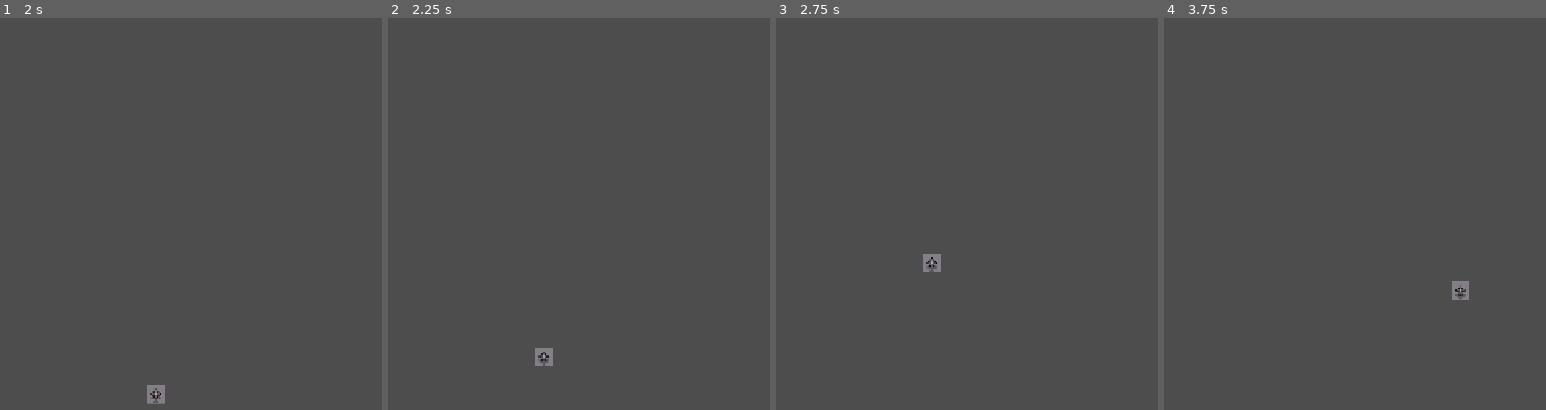
Above: before the commit, frames 1-4 (left to right).
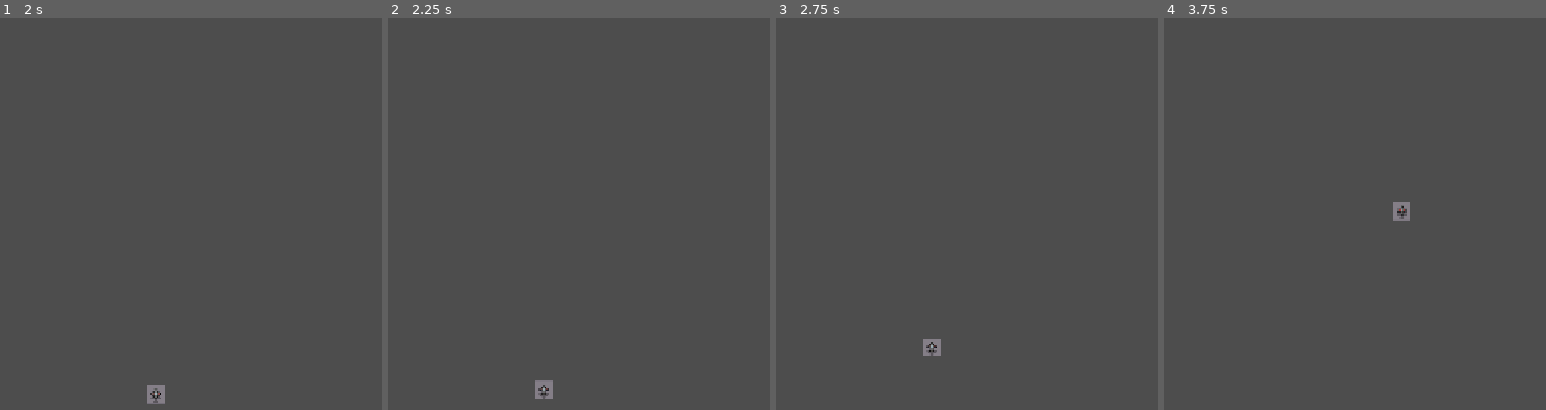
Above: after the commit, the same moments.

Repository: ikostan/SkyLockAssault
Game: Godot game, scene res://scenes/main_menu.tscn
Two runs of this game, one before a commit and one after it. Both use one fixed random seed, a clock stepped at 60 frames per second and the inputs below. Video files are missing from this copy of the repository; at most half a second of black plays in their place.
Inputs:
- Up to frame 1 (2 s): tap Enter at 0.5 s; hold D (move_right) 0.53-1.25 s; click "Start Game" at 1.25 s
- Up to frame 2 (2.25 s): tap Space at 2 s; hold W (move_backward) from 2.03 s (still down)
- Up to frame 3 (2.75 s): keep holding W (move_backward)
- Up to frame 4 (3.75 s): release W (move_backward) at 2.78 s; hold D (move_right) 2.78-3.53 s; hold X (move_forward) from 3.53 s (still down)

Frame 1 is identical in both runs. In frame 2, 0.4% of the frame differs, in the area x 38-44%, y 84-98%; in frame 3, 0.3%; in frame 4, 0.4%, in the area x 59-80%, y 46-72%.

Commit message:
Update player.gd
./scripts\player.gd:54: Error: unused function argument 'delta' (unused-argument)

Diff:
--- a/scripts/player.gd
+++ b/scripts/player.gd
@@ -1,38 +1,74 @@
 extends Node2D
 
-@onready var player: CharacterBody2D = $CharacterBody2D
+# Exported vars first (for Inspector editing)
 @export var speed: float = 300.0
 
-# Add these for boundary offsets (adjust based on your sprite/collision size)
+# Onreadys next
+@onready var player: CharacterBody2D = $CharacterBody2D
 @onready var collision_shape: CollisionShape2D = $CharacterBody2D/CollisionShape2D
-@onready var screen_size: Vector2 = get_viewport_rect().size
-@export var player_size: float = 0.0
-@export var player_x_min: float = 0.0
-@export var player_x_max: float = 0.0
-@export var player_y_min: float = 0.0
-@export var player_y_max: float = 0.0
+
+# Regular vars for computed boundaries (no export needed if set in code)
+var player_half_width: float = 0.0
+var player_half_height: float = 0.0
+var player_x_min: float = 0.0
+var player_x_max: float = 0.0
+var player_y_min: float = 0.0
+var player_y_max: float = 0.0
 
 
 func _ready() -> void:
-	# Set screen boundaries for the player movement
-	player_size = collision_shape.shape.extents.x * abs(collision_shape.scale.x)
-	player_x_min = ((screen_size.x * -1) / 2) + player_size + 6
-	player_x_max = (screen_size.x / 2) - player_size - 8
-	player_y_min = (screen_size.y * -0.83) + player_size
+	# Dynamically calculate half-sizes (use both extents for width/height; assumes RectangleShape2D)
+	if collision_shape.shape is RectangleShape2D:
+		player_half_width = collision_shape.shape.extents.x * abs(collision_shape.scale.x)
+		player_half_height = collision_shape.shape.extents.y * abs(collision_shape.scale.y)
+	else:
+		print("Warning: Using fallback size—check collision shape type.")
+		player_half_width = 12.0  # Default guess; adjust based on your sprite
+		player_half_height = 12.0
+
+	# Set screen boundaries (assuming centered origin; tweak if top-left)
+	var screen_size: Vector2 = get_viewport_rect().size
+	player_x_min = (screen_size.x * -0.5) + (player_half_width * 2)
+	player_x_max = (screen_size.x * 0.5) - (player_half_width * 2)
+	player_y_min = (screen_size.y * -0.83) + player_half_height
 	player_y_max = screen_size.y / 7
 
+	# One-time debug log (avoid per-frame spam)
+	Globals.log_message(
+		(
+			"Player boundaries set: x("
+			+ str(player_x_min)
+			+ ", "
+			+ str(player_x_max)
+			+ "), y("
+			+ str(player_y_min)
+			+ ", "
+			+ str(player_y_max)
+			+ ")"
+		),
+		Globals.LogLevel.DEBUG
+	)
 
+
+# warning-ignore:unused_parameter
 func _physics_process(delta: float) -> void:
 	var direction: Vector2 = Input.get_vector(
 		"move_left", "move_right", "move_backward", "move_forward"
 	)
 	if direction != Vector2.ZERO:
-		player.velocity = direction * speed
+		player.velocity += direction * speed * delta
+		# Optional: Add rotation for facing (uncomment for top-down airplane feel)
+		# player.rotation = direction.angle()
 	else:
 		player.velocity = Vector2.ZERO
 	player.move_and_slide()
 
-	# Clamp position to screen boundaries after movement
+	# Get fresh screen_size each frame (handles resizes)
+	var screen_size: Vector2 = get_viewport_rect().size
+
+	# Clamp position (recompute mins/maxes if screen_size changes, or keep as-is for performance)
 	player.position.x = clamp(player.position.x, player_x_min, player_x_max)
 	player.position.y = clamp(player.position.y, player_y_min, player_y_max)
-	Globals.log_message("Player positioned at: " + str(player.position), Globals.LogLevel.DEBUG)
+
+	# Optional per-frame log (comment out unless debugging; it's spammy)
+	# Globals.log_message("Player positioned at: " + str(player.position), Globals.LogLevel.DEBUG)
